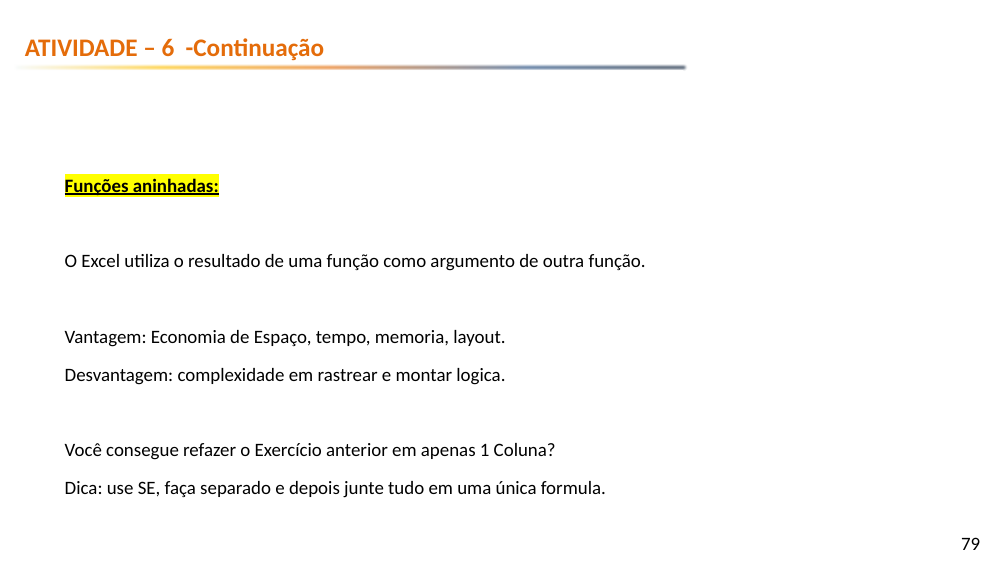
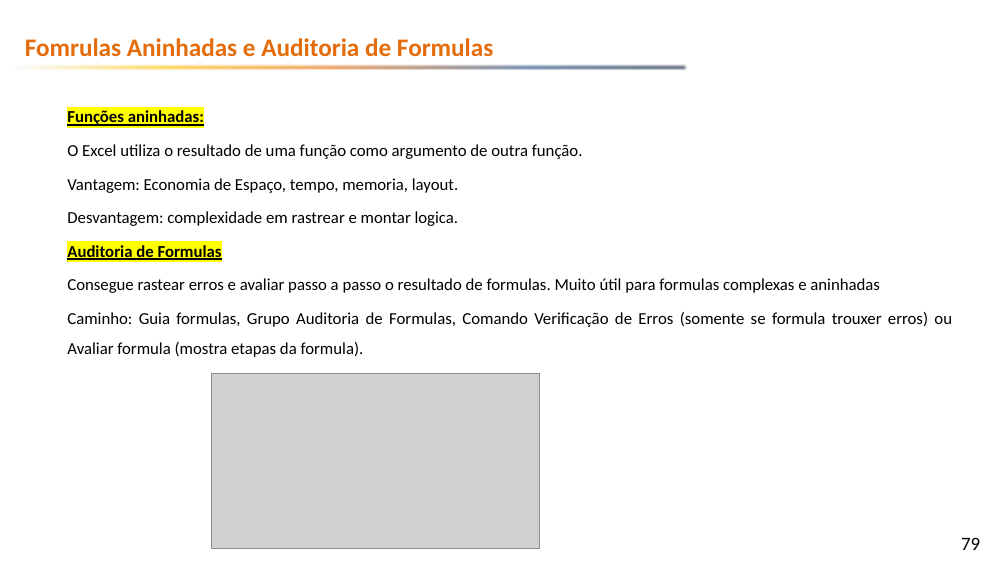
Before and after one commit to emerson-fenrir/Excel_Basico, a slide deck: slide 79 of Professor/Aula3.pptx. Drawn at 1008x567 pixels with LibreOffice and Linux fonts; fonts in the diff are those of the drawing; grey boxes stand for pictures; background and template pictures are left out. Boxes give left, top, right and bottom in pixels: in the first picture for what was removed or moved away, otherwise in the second. Text is boxed around its words. In the diff, an @@ line names an element or a change of style, - is before the commit and + after.

```diff
--- a/Professor/Aula3.pptx
+++ b/Professor/Aula3.pptx
@@ text at bbox=[25, 38, 493, 57]: text changed @@
-ATIVIDADE – 6 -Continuação
+Fomrulas Aninhadas e Auditoria de Formulas
@@ text "Funções aninhadas:": place and size @@
-text "Funções aninhadas:" at bbox=[65, 178, 646, 498]
+text "Funções aninhadas:" at bbox=[67, 110, 952, 327]
@@ text at bbox=[67, 110, 583, 226]: size 18 to 16 pt in "Funções aninhadas:", "O Excel utiliza o resultado de uma ...", "Vantagem: Economia de Espaço, tempo, memoria, layout.", "Desvantagem: complexidade em rastrear e montar logica." @@
@@ text at bbox=[67, 245, 952, 327]: text changed; size 18 to 16 pt @@
-Você consegue refazer o Exercício anterior em apenas 1 Coluna?
-Dica: use SE, faça separado e depois junte tudo em uma única formula.
+Auditoria de Formulas
+Consegue rastear erros e avaliar passo a passo o resultado de formulas. Muito útil para formulas complexas e aninhadas
+Caminho: Guia formulas, Grupo Auditoria de Formulas, Comando Verificação de Erros (somente se formula trouxer erros) ou Avaliar formula (mostra etapas da formula).
@@ picture added at bbox=[212, 374, 539, 549] @@
```
Also in this commit, not shown: 2 slides added, 3 other files.
